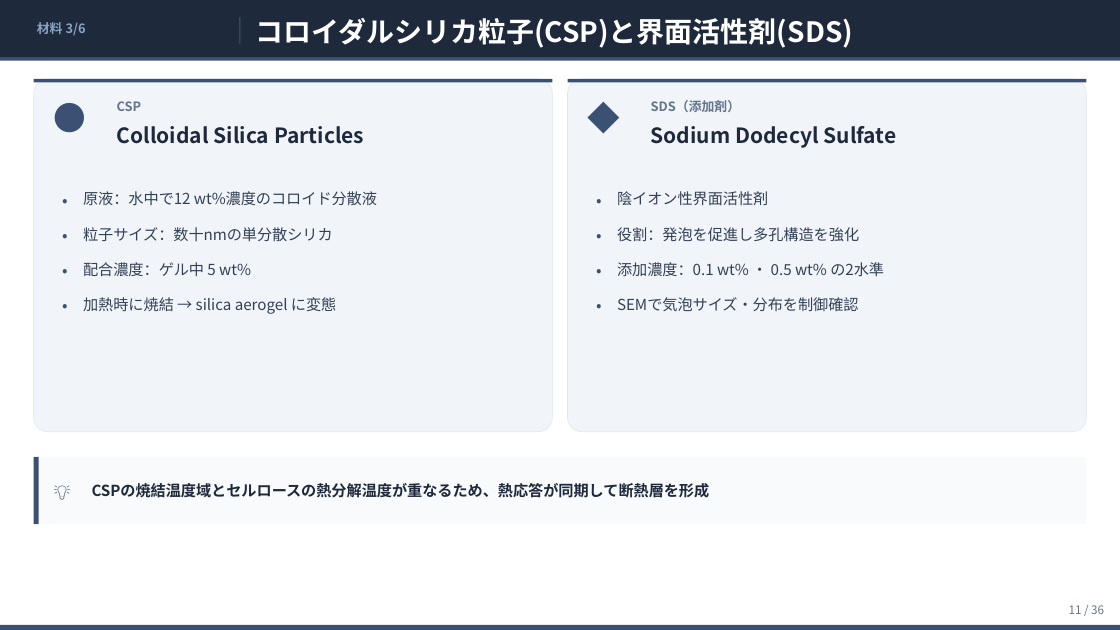
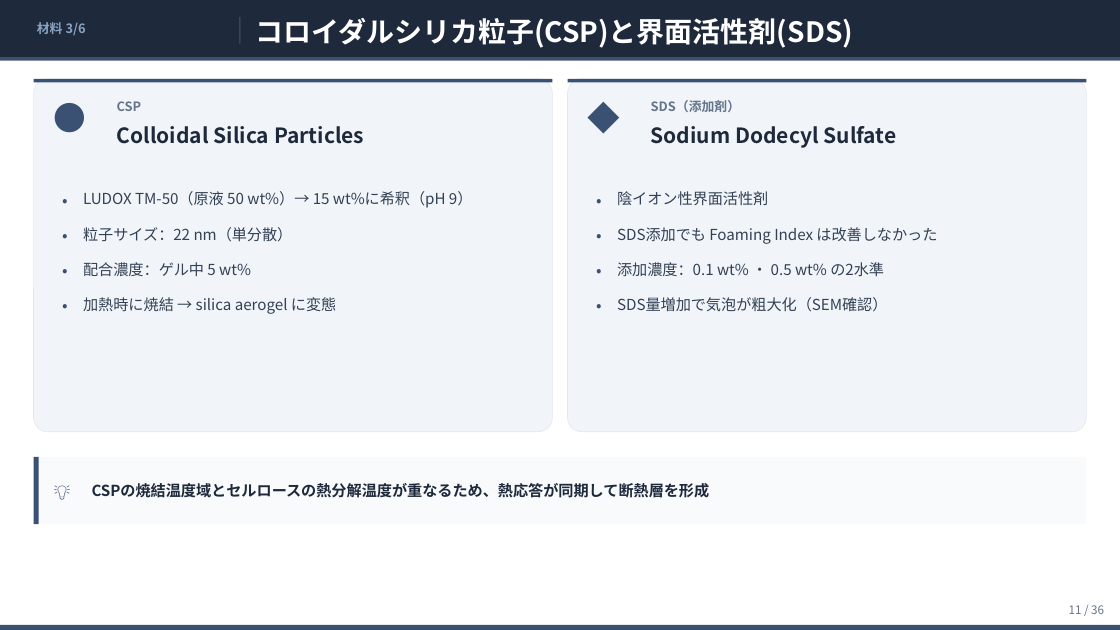
Before and after one commit to ytaisei0525-design/my-first-claude, a slide deck: slide 11 of slides.pptx. Drawn at 1120x630 pixels with LibreOffice and Linux fonts; fonts in the diff are those of the drawing. Boxes give left, top, right and bottom in pixels: in the first picture for what was removed or moved away, otherwise in the second. Text is boxed around its words. In the diff, an @@ line names an element or a change of style, - is before the commit and + after.

```diff
--- a/slides.pptx
+++ b/slides.pptx
@@ text at [83,191,473,208]: text changed @@
-原液：水中で12 wt%濃度のコロイド分散液
+LUDOX TM-50（原液 50 wt%）→ 15 wt%に希釈（pH 9）
@@ text at [83,227,293,242]: text changed @@
-粒子サイズ：数十nmの単分散シリカ
+粒子サイズ：22 nm（単分散）
@@ text at [617,227,937,244]: text changed @@
-役割：発泡を促進し多孔構造を強化
+SDS添加でも Foaming Index は改善しなかった
@@ text at [617,297,887,312]: text changed @@
-SEMで気泡サイズ・分布を制御確認
+SDS量増加で気泡が粗大化（SEM確認）
```
Also in this commit, not shown: 15 other slides changed, 1 slide added, 1 slide removed, 1 other file.
